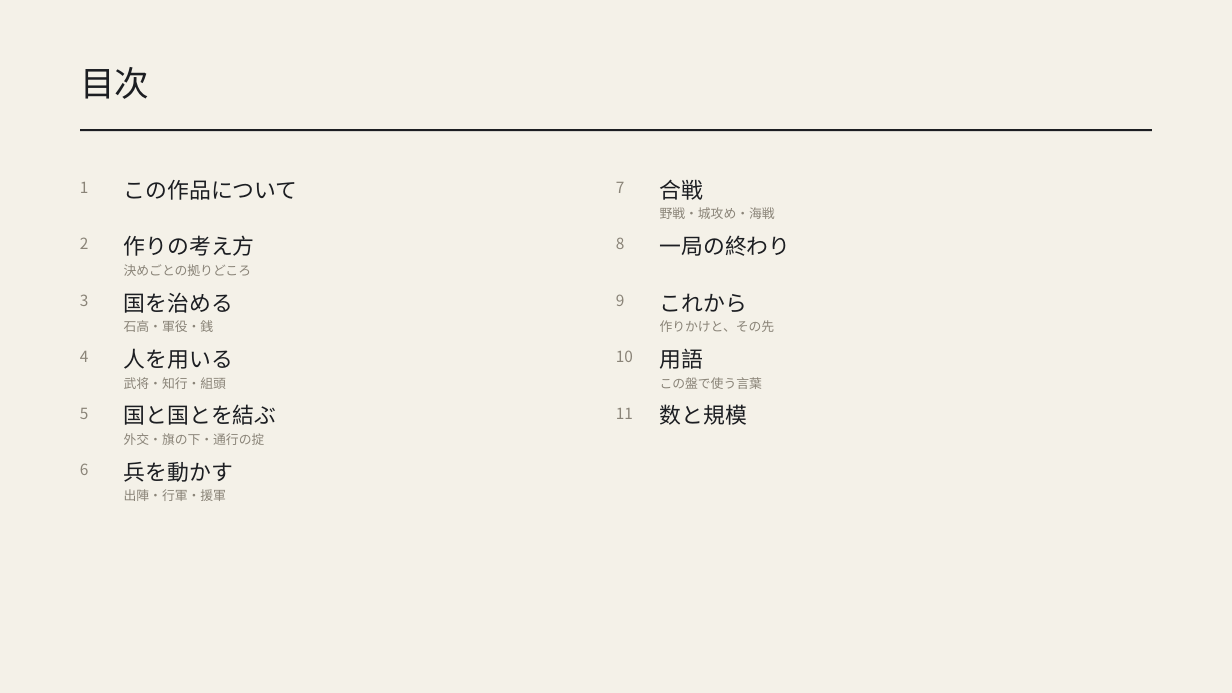
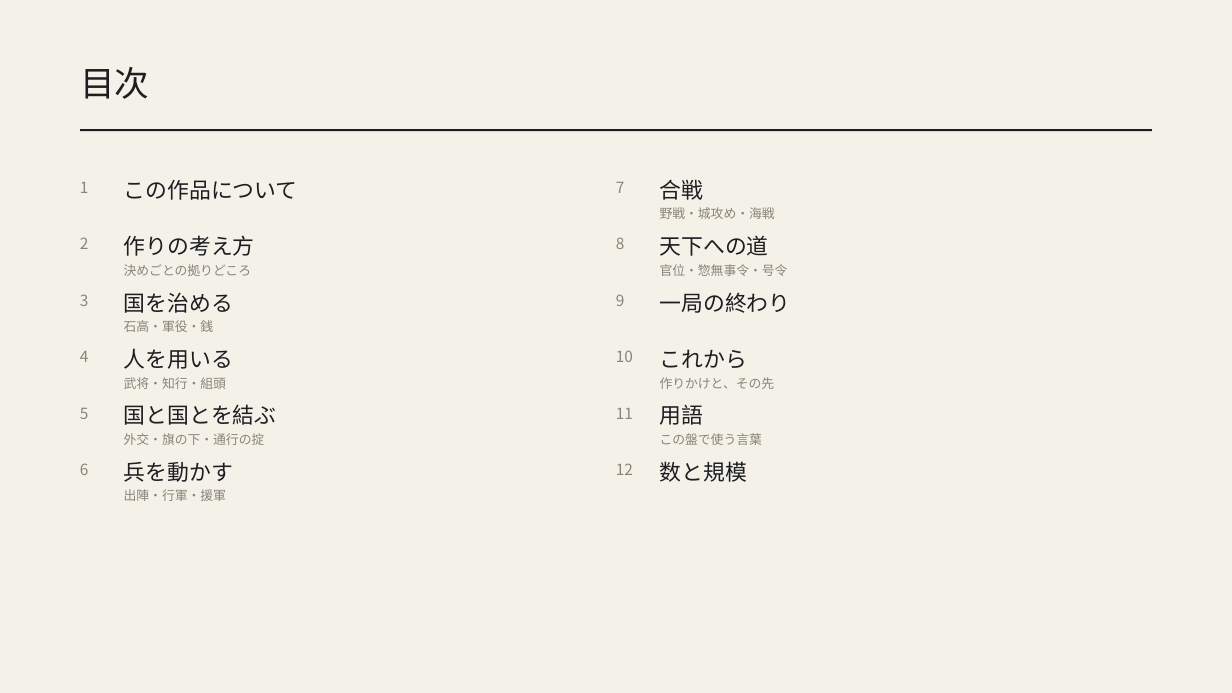
Before and after one commit to Jun19830408/SengokuProject, a slide deck: slide 2 of dist/センゴク盤_紹介資料.pptx. Drawn at 1232x693 pixels with LibreOffice and Linux fonts; fonts in the diff are those of the drawing. Boxes give left, top, right and bottom in pixels: in the first picture for what was removed or moved away, otherwise in the second. Text is boxed around its words. In the diff, an @@ line names an element or a change of style, - is before the commit and + after.

```diff
--- a/dist/センゴク盤_紹介資料.pptx
+++ b/dist/センゴク盤_紹介資料.pptx
@@ text added at bbox=[660, 235, 769, 256], 17 pt, text #1C1E22 @@
+天下への道
@@ text added at bbox=[660, 264, 788, 276], 10 pt, text #8A8478 @@
+官位・惣無事令・号令
@@ 6 texts: place and size @@
-6 texts at bbox=[660, 235, 791, 425]
+6 texts at bbox=[660, 292, 791, 482]
@@ text added at bbox=[616, 463, 633, 475], 12 pt, text #8A8478 @@
+12
```
Also in this commit, not shown: 4 other slides changed, 12 slides added, 12 other files.
